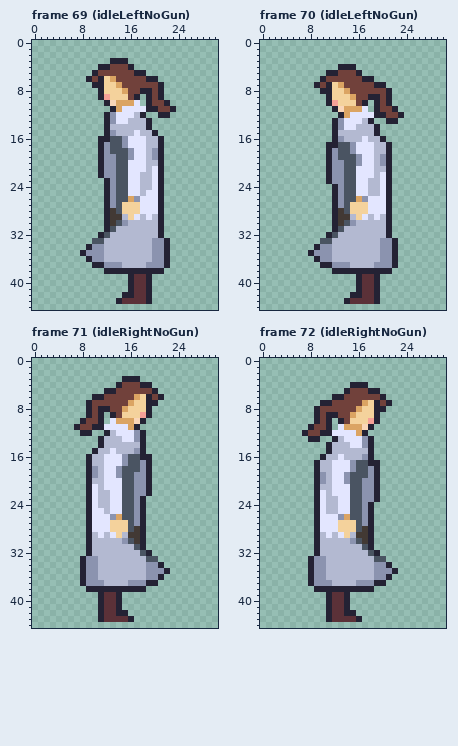
Pixel-art file: rawAssets/animations/Flipside_Player_Model_AllAnims_Cropped.aseprite. This is how it looked before the edit.
31x45 pixels, 82 frames. Shown: frame 69 (idleLeftNoGun), frame 70 (idleLeftNoGun), frame 71 (idleRightNoGun), frame 72 (idleRightNoGun). The commit also changed other frames, which this record leaves out.
And afterwards:
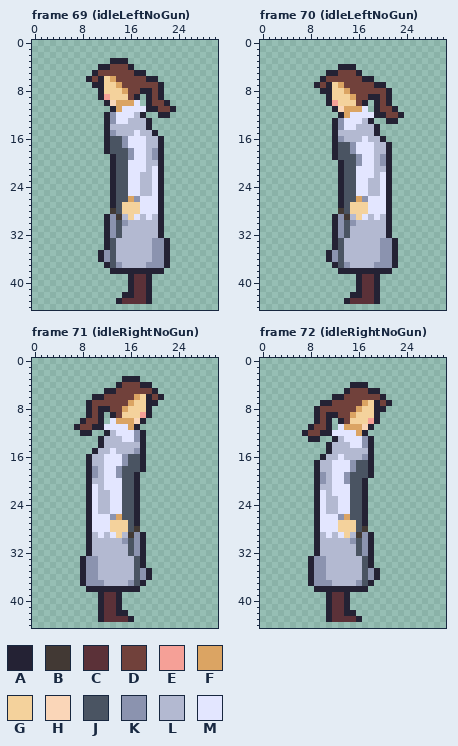
Palette (. is transparent): A #242234  B #423934  C #5b3138  D #71413b  E #f5a097  F #dba463  G #f4d29c  H #fad6b8  J #4a5462  K #8b93af  L #b3b9d1  M #e3e6ff
The commit says: crouch no-gun frames
Difference:
Changed rows in their new state; - is an unchanged pixel.
Frame 69 (idleLeftNoGun), layer "Sprite Sheet":
first column x 8:
16 ---.--------
17 ---.A-------
18 ---.A-------
19 ---..A------
20 ---..A------
21 ---..A------
22 ---..A------
23 ----.A------
24 ----.A------
25 ----.A-----L
26 ----.A------
27 ----.A------
28 ----.-------
29 -----K------
30 -----K------
31 -----KJ-----
32 ---.AKJ-----
33 --..AJ------
34 -...AJ------
35 ...AKJ------
36 -..AKJ------
37 --..AJ------
38 ----.-------
Frame 70 (idleLeftNoGun), layer "Sprite Sheet":
first column x 8:
17 ---.---
18 ---.A--
19 ---.A--
20 ---..A-
21 ---..A-
22 ---..A-
23 ---..A-
24 ----.A-
25 ----.A-
26 ----.A-
27 ----.A-
28 ----.--
29 -----K-
30 -----K-
31 -----KJ
32 ---.AKJ
33 --..AJ-
34 -...AJ-
35 ...AKJ-
36 -..AKJ-
37 --..AJ-
38 ----.--
Frame 71 (idleRightNoGun), layer "Sprite Sheet":
first column x 11:
16 --------.---
17 -------A.---
18 -------A.---
19 ------A..---
20 ------A..---
21 ------A..---
22 ------A..---
23 ------A.----
24 ------A.----
25 L-----A.----
26 ------A.----
27 ------A.----
28 -------.----
29 ------K-----
30 ------K-----
31 -----JK-----
32 -----JKA.---
33 ------JA..--
34 ------JA...-
35 ------JKA...
36 ------JKA..-
37 ------JA..--
38 -------.----
Frame 72 (idleRightNoGun), layer "Sprite Sheet":
first column x 16:
17 ---.---
18 --A.---
19 --A.---
20 -A..---
21 -A..---
22 -A..---
23 -A..---
24 -A.----
25 -A.----
26 -A.----
27 -A.----
28 --.----
29 -K-----
30 -K-----
31 JK-----
32 JKA.---
33 -JA..--
34 -JA...-
35 -JKA...
36 -JKA..-
37 -JA..--
38 --.----
Boxes around the changes in both pictures, in picture pixels (x1, y1, x2, y2):
changed: (80, 136, 122, 274)
changed: (146, 190, 152, 196)
changed: (308, 142, 350, 274)
changed: (128, 454, 170, 592)
changed: (98, 508, 104, 514)
changed: (356, 460, 398, 592)
